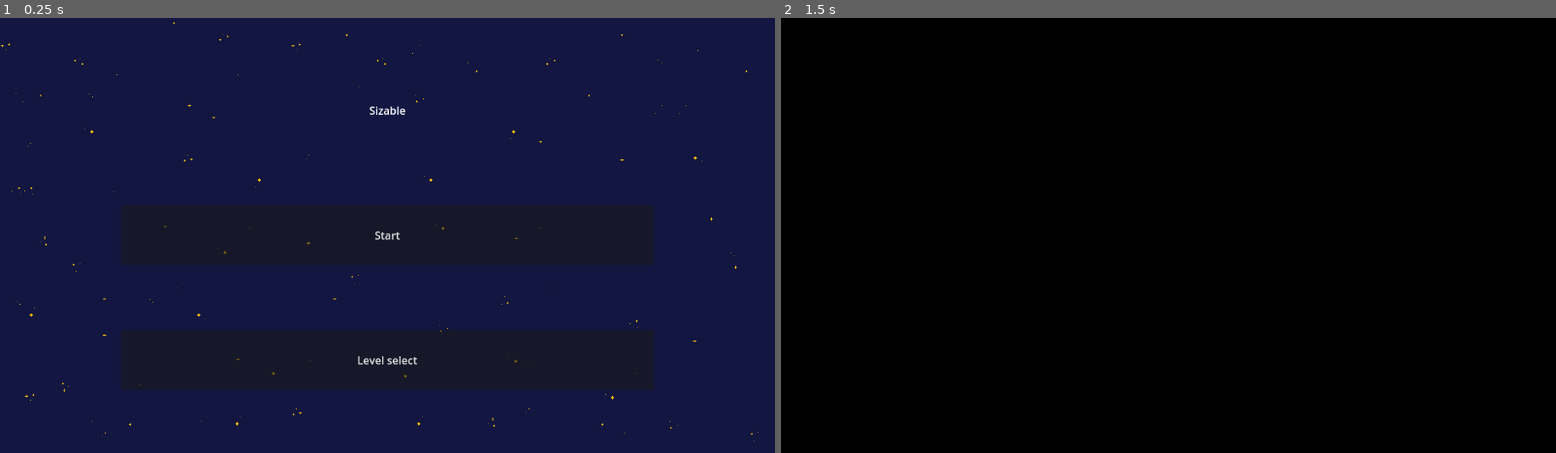
Above: before the commit, frames 1-2 (left to right).
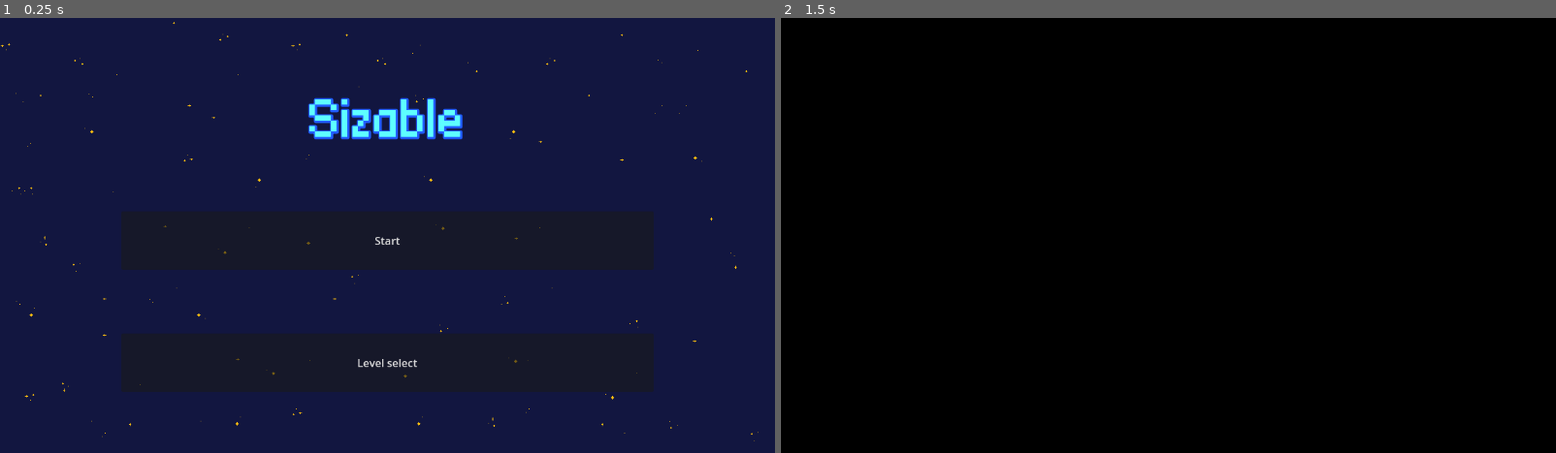
Above: after the commit, the same moments.

Repository: E-Be/GMTK_GJ2024
Game: Godot game, scene res://scenes/levels/levelWorld.tscn
The game is run twice, just before and just after one commit, with the same random seed, the same clock (stepped at 60 frames per second) and the same inputs.
Inputs (mouse positions are in pixels of both pictures, inside the frame that each line leads up to):
- Up to frame 1 (0.25 s): no input
- Up to frame 2 (1.5 s): click "Start" at 0.5 s; move the mouse to (1339, 213) at 1.27 s; hold D (move_right) from 1.28 s (still down); tap S (look_down) at 1.35 s

The runs differ from the first frame. In frame 1, 1.5% of the frame differs, in the area x 39-60%, y 18-81%; in frame 2, nothing differs.

Commit message:
Ajout d'un titre

Diff:
--- a/scenes/title_screen.tscn
+++ b/scenes/title_screen.tscn
@@ -1,7 +1,8 @@
-[gd_scene load_steps=6 format=3 uid="uid://6xf46usgtirp"]
+[gd_scene load_steps=8 format=3 uid="uid://6xf46usgtirp"]
 
 [ext_resource type="Script" path="res://scripts/title_screen.gd" id="1_be6yt"]
 [ext_resource type="Texture2D" uid="uid://npmyqbvx3no4" path="res://sprites/TileMaps/Background.png" id="2_b5ty3"]
+[ext_resource type="FontFile" uid="uid://dyk5seluywc3r" path="res://sprites/Font/at01.ttf" id="3_xppjo"]
 
 [sub_resource type="TileSetAtlasSource" id="TileSetAtlasSource_kkao2"]
 texture = ExtResource("2_b5ty3")
@@ -26,6 +27,13 @@
 [sub_resource type="TileSet" id="TileSet_7t2pp"]
 tile_size = Vector2i(18, 18)
 sources/1 = SubResource("TileSetAtlasSource_kkao2")
+
+[sub_resource type="LabelSettings" id="LabelSettings_42ds8"]
+font = ExtResource("3_xppjo")
+font_size = 128
+font_color = Color(0.368627, 1, 1, 1)
+shadow_size = 10
+shadow_color = Color(0.129492, 0.365382, 1, 1)
 
 [sub_resource type="Theme" id="Theme_68fwr"]
 
@@ -73,6 +81,7 @@
 size_flags_horizontal = 4
 size_flags_vertical = 3
 text = "Sizable"
+label_settings = SubResource("LabelSettings_42ds8")
 horizontal_alignment = 1
 vertical_alignment = 1
 
